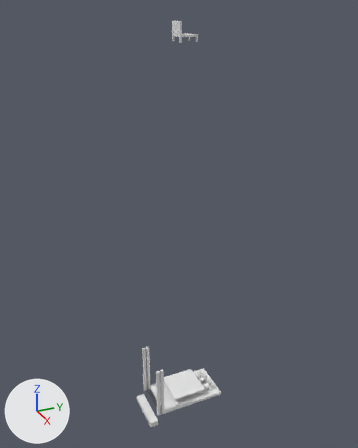
A saved change to the glTF model models/buildings/animations/WallAnime.glb.
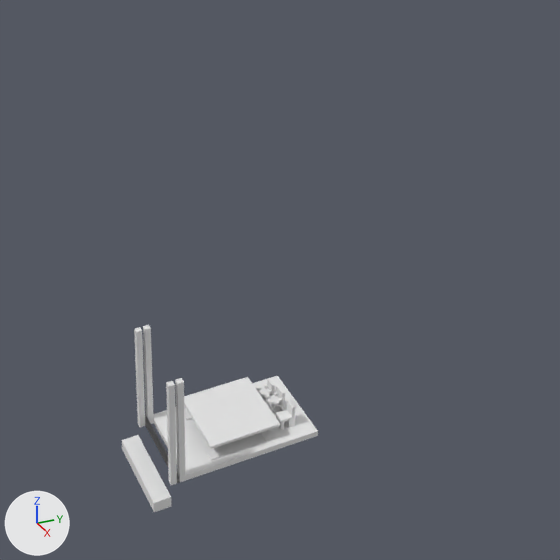
The first picture shows the older version from a 50 mm lens placed at (54.5, -18.3, 106.2), pointed at (-1.0, 6.7, 78.5). The close-ups show both versions on the part from 24% to 91% of the width and 46% to 100% of the height of that picture; other places that the commit changed are outside them. The lights are fixed; the arrows at lower left show +X, +Y and +Z. Where no turn or scale is listed for an object, it has been applied to the vertices.
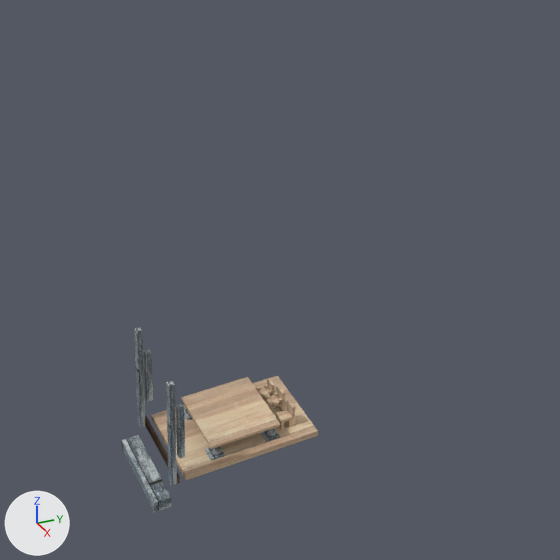
The change in detail:
Picture 'Wood' (img_wood) is new.
Picture 'Stone' (img_stone) is new.
Material 'Wood' (mat_wood) is new.
Its texture is img_wood.
Material 'Stone' (mat_stone) is new.
Its texture is img_stone.
me_cube_108 has 8 vertices, 12 faces and spans x -3.0..3.0, y -0.6..0.6, z -0.4..0.4.
me_cube_108 now uses material mat_stone (picture img_stone).
me_cube_109 has 8 vertices, 12 faces and spans x -1.0..1.0, y -1.0..1.0, z -1.0..1.0.
me_cube_109 now uses material mat_stone (picture img_stone).
me_cube_110 has 8 vertices, 12 faces and spans x -1.0..1.0, y -1.0..1.0, z -1.0..1.0.
me_cube_110 now uses material mat_stone (picture img_stone).
me_cube_114 has 8 vertices, 12 faces and spans x -0.2..0.2, y -0.2..0.2, z -4.0..4.0.
me_cube_114 now uses material mat_stone (picture img_stone).
me_cube_115 has 8 vertices, 12 faces and spans x -0.2..0.2, y -0.2..0.2, z -4.0..4.0.
me_cube_115 now uses material mat_stone (picture img_stone).
me_cube_126 has 8 vertices, 12 faces and spans x -3.0..3.0, y -4.8..4.8, z -0.2..0.2.
me_cube_126 now uses material mat_wood (picture img_wood).
me_cube_131 has 8 vertices, 12 faces and spans x -2.5..2.5, y -2.5..2.5, z -0.1..0.1.
me_cube_131 now uses material mat_wood (picture img_wood).
Object 'Cube.001' (ob_cube_001) is rescaled from (0.2, 0.2, 4.0) to (0.2, 0.2, 2.0).
Object 'Cube.002' (ob_cube_002) is rescaled from (0.2, 0.2, 4.0) to (0.2, 0.2, 2.0).

Location of each change, [x1, y1, x2, y2] in pixels of the close-ups (560 x 560 px):
'Cube.022', recoloured (white to beige): [181, 377, 280, 449] in both
'Cube.017', recoloured (white to beige): [151, 376, 318, 480] in both
'Cube', recoloured (white to grey): [122, 435, 171, 512] in both
'Cube.007', recoloured: [166, 381, 177, 485] in both
'Cube.002', recoloured, rescaled: before [175, 378, 186, 482]; after [176, 403, 185, 459]
'Cube.006', recoloured: [134, 327, 145, 427] in both
'Cube.001', recoloured, rescaled (17% narrower, 46% shorter): before [143, 325, 154, 424]; after [144, 349, 153, 402]
